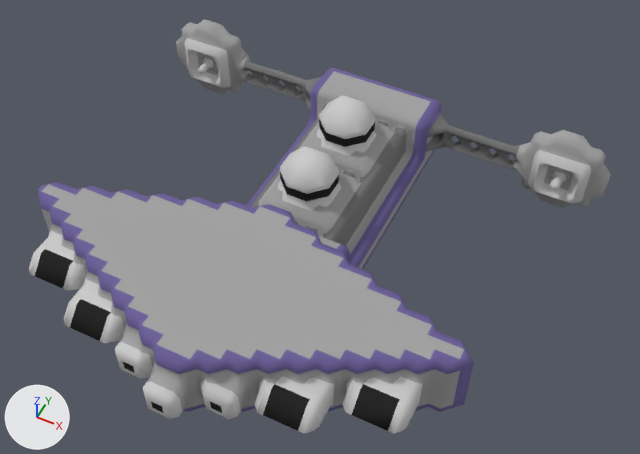
The OBJ model src/jsMain/resources/meshes/usa-5-maryland-class.obj as it was, and as the next commit left it.
Both versions are drawn from a camera (50 mm lens) standing at (26.7, -47.1, 28.1) and looking at (2.5, 1.3, -32.4). Lighting does not change. The marker at lower left points along +X, +Y and +Z. Where no turn or scale is listed for an object, it has been applied to the vertices.

In view in the first picture: 'usa-5-maryland-class'.
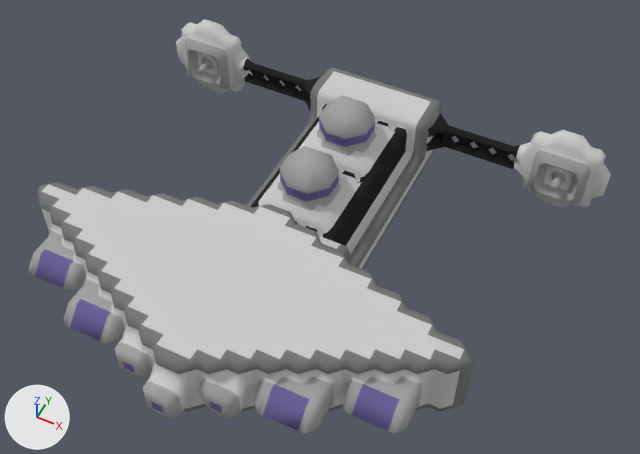
The newer file is also turned or shifted as a whole; pictures and numbers use the older file's frame.

What differs and where, as boxes (x1, y1, x2, y2) in the pictures (640 x 454 px; the box of a moved part takes in the faces that stretch with it):
part 1 of me_usa_5_maryland_class, moved or reshaped: before (278, 80, 444, 211); after (305, 80, 444, 190)
part 2 of me_usa_5_maryland_class, deleted: before (189, 50, 199, 79)
part 3 of me_usa_5_maryland_class, cut back: before (534, 181, 544, 193); after (535, 183, 546, 193)
part 4 of me_usa_5_maryland_class, surface changed: (29, 22, 611, 434) in both

Edits to the bpy script that builds the scene:
```text
Change me_usa_5_maryland_class:
    used by ob_usa_5_maryland_class; location = (0.0, 0.0, 0.0)
    remove me_usa_5_maryland_class.from_pydata(...)  # 2106 vertices, 3849 faces; spans x -24.5..24.5, y -21.5..21.5, z -38.0..-26.9
    add me_usa_5_maryland_class.from_pydata(...)  # 2103 vertices, 3834 faces; spans x -24.5..24.5, y -21.5..21.5, z -38.0..-27.0
    me_usa_5_maryland_class part 1: 4 vertices moved from x -2.0..2.0, y 2.5..14.0, z -31.0..-28.0 to x -2.0..1.0, y 2.0..13.7, z -30.7..-27.4; 6 vertices removed from x -7.5..7.0, y 2.2..20.5, z -34.5..-28.5; 8 vertices added at x -7.5..7.5, y 0.2..20.0, z -34.4..-30.5
    me_usa_5_maryland_class part 2: 4 vertices removed from x -22.0..-18.5, y 18.0..20.0, z -35.9..-32.0
    me_usa_5_maryland_class part 3: 3 vertices removed from x 18.5..22.0, y 18.0..21.0, z -34.5..-31.0; 1 vertex added at x 19.0, y 18.0, z -34.9
    me_usa_5_maryland_class part 4: 3327 kept faces spanning x -24.5..24.5, y -21.5..21.5, z -38.0..-27.0 get new texture (UV) coordinates
```
